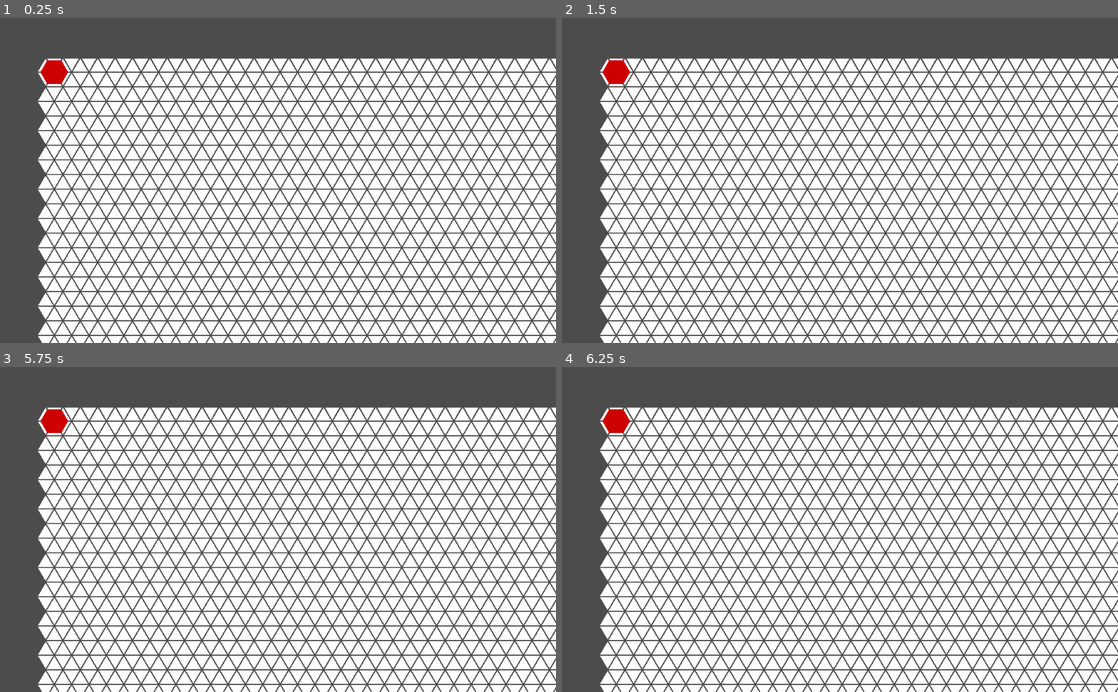
Above: before the commit, frames 1-4 (two rows, left to right).
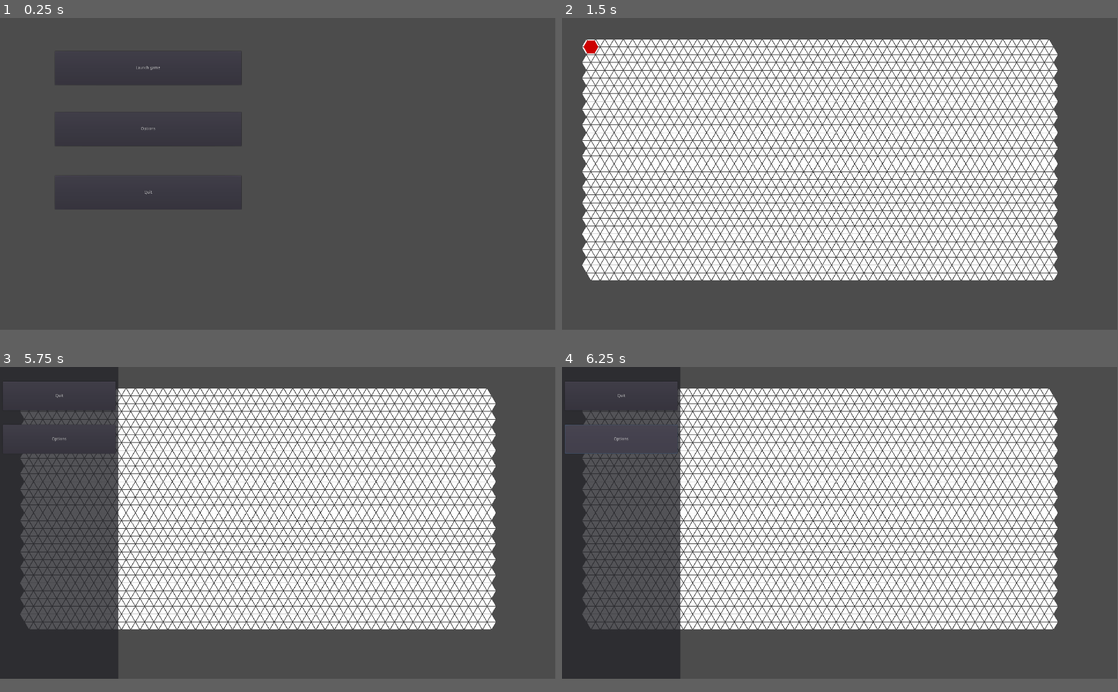
Above: after the commit, the same moments.

Repository: F3lixitas/pousse_pousse_nain
Game: Godot game, scene res://scenes/menu.tscn
Same seed, same stepped clock (60 frames per second), same inputs: the game is played once before the commit and once after it. Before the commit the project starts from res://scenes/Scene_prototype.tscn.
Inputs (mouse positions are in pixels of both pictures, inside the frame that each line leads up to):
- Up to frame 1 (0.25 s): no input
- Up to frame 2 (1.5 s): click (712, 135) at 0.5 s, where only the run after the commit has a clickable "Options"; click (712, 70) at 1.25 s, where only the run after the commit has a clickable "Launch game"
- Up to frame 3 (5.75 s): tap Enter at 2, 3.5, 5 s; move the mouse to (400, 513) at 2.02 s; click (400, 513) at 2.17 s; tap Space at 2.75, 4.25 s; move the mouse to (166, 545) at 2.77 s; click (166, 545) at 2.92 s; move the mouse to (333, 458) at 3.52 s; click (333, 458) at 3.67 s; move the mouse to (250, 594) at 4.27 s; click (250, 594) at 4.42 s; move the mouse to (444, 578) at 5.02 s; click (444, 578) at 5.17 s; tap Escape at 5.65 s
- Up to frame 4 (6.25 s): click (623, 441) at 5.75 s, where only the run after the commit has a clickable "Options"
In our replay, the window is 800x468 before the commit and 799x449 after it. These sizes can differ from the game's own. Grey fills any space a smaller window leaves; there, only what the larger window draws over its background counts as a difference.

The runs differ from the first frame. In frame 1, 68% of the frame differs, in the area x 0-100%, y 0-100%; in frame 2, 53%; in frame 3, 59%; in frame 4, 59%.

Commit message:
menu

Diff:
--- a/project.godot
+++ b/project.godot
@@ -11,7 +11,13 @@
 [application]
 
 config/name="pousse_pousse_nain"
-run/main_scene="res://scenes/Scene_prototype.tscn"
+run/main_scene="res://scenes/menu.tscn"
+
+[display]
+
+window/size/width=1920
+window/size/height=1080
+window/size/fullscreen=true
 
 [physics]
 
--- a/scenes/Scene_prototype.tscn
+++ b/scenes/Scene_prototype.tscn
@@ -1,10 +1,12 @@
-[gd_scene load_steps=4 format=2]
+[gd_scene load_steps=5 format=2]
 
 [ext_resource path="res://images/pion_1.png" type="Texture" id=1]
 [ext_resource path="res://scripts/pion_1_script.gd" type="Script" id=2]
 [ext_resource path="res://scripts/nodeGenerator_script.gd" type="Script" id=3]
+[ext_resource path="res://scripts/Scene_prototype_control_script.gd" type="Script" id=4]
 
 [node name="Scene_prototype" type="Node2D"]
+script = ExtResource( 4 )
 
 [node name="pointGenerator" type="Node2D" parent="."]
 script = ExtResource( 3 )
--- /dev/null
+++ b/scenes/menu.tscn
@@ -0,0 +1,54 @@
+[gd_scene load_steps=3 format=2]
+
+[ext_resource path="res://scripts/Menu_Button1_script.gd" type="Script" id=1]
+[ext_resource path="res://scripts/Menu_Button3_script.gd" type="Script" id=2]
+
+[node name="menu" type="Control"]
+anchor_right = 1.0
+anchor_bottom = 1.0
+__meta__ = {
+"_edit_use_anchors_": false
+}
+
+[node name="Button" type="Button" parent="."]
+anchor_left = 0.099
+anchor_top = 0.107
+anchor_right = 0.435
+anchor_bottom = 0.215
+margin_left = -0.376007
+margin_top = -0.200005
+margin_right = -0.440033
+action_mode = 0
+text = "Launch game"
+script = ExtResource( 1 )
+__meta__ = {
+"_edit_use_anchors_": false
+}
+
+[node name="Button2" type="Button" parent="."]
+anchor_left = 0.099
+anchor_top = 0.302
+anchor_right = 0.435
+anchor_bottom = 0.411
+margin_left = -0.376007
+margin_top = 0.179749
+margin_right = -0.440033
+margin_bottom = -0.220245
+action_mode = 0
+text = "Options"
+
+[node name="Button3" type="Button" parent="."]
+anchor_left = 0.099
+anchor_top = 0.506
+anchor_right = 0.435
+anchor_bottom = 0.614
+margin_left = -0.376007
+margin_top = -0.220276
+margin_right = -0.440033
+margin_bottom = -0.0202637
+action_mode = 0
+text = "Quit"
+script = ExtResource( 2 )
+__meta__ = {
+"_edit_use_anchors_": false
+}
--- /dev/null
+++ b/scenes/submenu.tscn
@@ -0,0 +1,35 @@
+[gd_scene load_steps=2 format=2]
+
+[ext_resource path="res://scripts/Submenu_Button1_script.gd" type="Script" id=1]
+
+[node name="Control" type="Control"]
+anchor_right = 1.0
+anchor_bottom = 1.0
+__meta__ = {
+"_edit_use_anchors_": false
+}
+
+[node name="Panel" type="Panel" parent="."]
+modulate = Color( 1, 1, 1, 0.784314 )
+margin_right = 410.0
+margin_bottom = 1080.0
+__meta__ = {
+"_edit_use_anchors_": false
+}
+
+[node name="Button" type="Button" parent="."]
+margin_left = 10.0
+margin_top = 50.0
+margin_right = 400.0
+margin_bottom = 150.0
+action_mode = 0
+text = "Quit"
+script = ExtResource( 1 )
+
+[node name="Button2" type="Button" parent="."]
+margin_left = 10.0
+margin_top = 200.0
+margin_right = 400.0
+margin_bottom = 300.0
+action_mode = 0
+text = "Options"
--- /dev/null
+++ b/scripts/Menu_Button1_script.gd
@@ -0,0 +1,6 @@
+extends Button
+
+func _pressed():
+	var mainScene = load("res://scenes/Scene_Prototype.tscn")
+	get_tree().change_scene_to(mainScene)
+	pass
--- /dev/null
+++ b/scripts/Menu_Button3_script.gd
@@ -0,0 +1,6 @@
+extends Button
+
+func _pressed():
+	ProjectSettings.set_setting("display/window/size/width", 1080)
+	get_tree().quit()
+	pass
--- /dev/null
+++ b/scripts/Scene_prototype_control_script.gd
@@ -0,0 +1,14 @@
+extends Node2D
+
+var menuActive = false
+var menu = load("res://scenes/submenu.tscn")
+var inst = menu.instance()
+
+func _unhandled_key_input(event):
+	if event is InputEventKey and event.is_pressed() and event.scancode == KEY_ESCAPE:
+		if not menuActive:
+			add_child(inst)
+			menuActive = true
+		else:
+			remove_child(inst)
+			menuActive = false
--- /dev/null
+++ b/scripts/Submenu_Button1_script.gd
@@ -0,0 +1,5 @@
+extends Button
+
+func _pressed():
+	get_tree().quit()
+	pass
